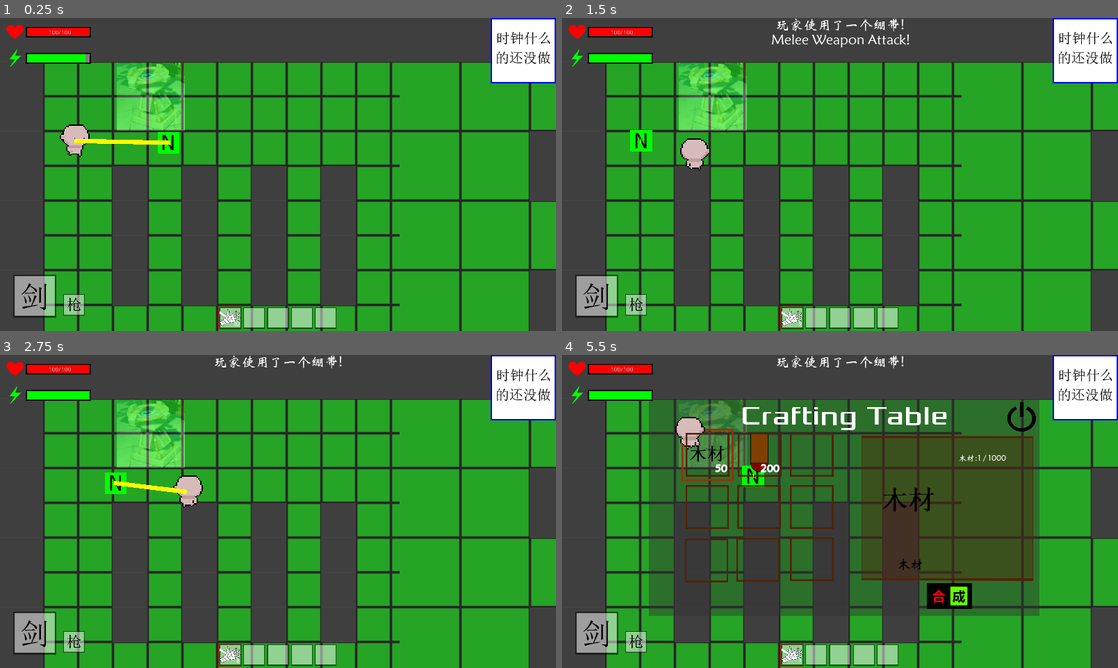
Above: before the commit, frames 1-4 (two rows, left to right).
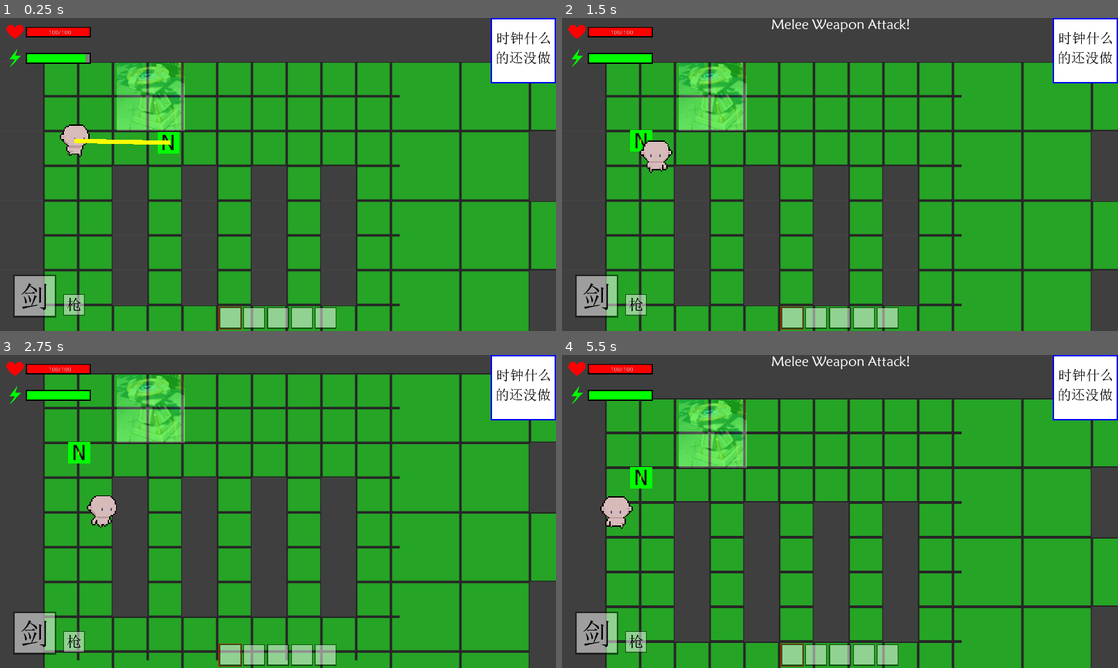
Above: after the commit, the same moments.

Repository: MakersGame/makers_game
Game: Godot game, scene res://test_scene.tscn
Two runs of this game, one before a commit and one after it. Both use one fixed random seed, a clock stepped at 60 frames per second and the inputs below.
Inputs (mouse positions are in pixels of both pictures, inside the frame that each line leads up to):
- Up to frame 1 (0.25 s): no input
- Up to frame 2 (1.5 s): tap Enter at 0.5 s; move the mouse to (695, 143) at 0.52 s; hold Right (ui_right) 0.53-1.28 s; hold Q (quick_use_item) 0.53-1.28 s; click (695, 143) at 0.67 s; move the mouse to (695, 140) at 1.27 s; hold Down (ui_down) from 1.28 s (still down); tap F at 1.35 s; click (695, 140) at 1.42 s
- Up to frame 3 (2.75 s): move the mouse to (333, 442) at 2.02 s; release Down (ui_down) at 2.03 s; hold Right (ui_right) from 2.03 s (still down); hold Q (quick_use_item) from 2.03 s (still down); click (333, 442) at 2.17 s
- Up to frame 4 (5.5 s): move the mouse to (812, 574) at 2.77 s; release Right (ui_right) at 2.78 s; release Q (quick_use_item) at 2.78 s; hold Up (ui_up) 2.78-3.53 s; tap F at 2.85, 4.35 s; click (812, 574) at 2.92 s; move the mouse to (1006, 558) at 3.52 s; hold Q (quick_use_item) 3.53-4.28 s; hold Left (ui_left) 3.53-5.03 s; click (1006, 558) at 3.67 s; move the mouse to (673, 464) at 4.27 s; click (673, 464) at 4.42 s; tap Space at 5 s; move the mouse to (706, 455) at 5.02 s; hold Down (ui_down) from 5.03 s (still down); hold Q (quick_use_item) from 5.03 s (still down); click (706, 455) at 5.17 s

The runs differ from the first frame. In frame 1, 0.1% of the frame differs, in the area x 39-44%, y 93-99%; in frame 2, 1.6%; in frame 3, 23%; in frame 4, 40%, in the area x 6-100%, y 0-99%.

Commit message:
new player face direction mode

Diff:
--- a/creatures/NPC/NPC.gd
+++ b/creatures/NPC/NPC.gd
@@ -227,3 +227,7 @@
         Energy=0
         TiredOut=true
         CreatureStatus.SpeedType=0
+
+func reset_rigid_timer(num:float):
+    $RigidTimer.wait_time=num
+    $RigidTimer.start()
--- a/creatures/NPC/NPC.tscn
+++ b/creatures/NPC/NPC.tscn
@@ -34,11 +34,14 @@
 collision_mask = 4
 
 [node name="CollisionShape2D" type="CollisionShape2D" parent="EnermyDetectionArea"]
-shape = SubResource( 3 )
+shape = SubResource( 2 )
 
 [node name="HealTimer" type="Timer" parent="."]
 wait_time = 5.0
 one_shot = true
 
+[node name="RigidTimer" type="Timer" parent="."]
+one_shot = true
+
 [connection signal="body_shape_entered" from="EnermyDetectionArea" to="." method="_on_EnermyDetectionArea_body_shape_entered"]
 [connection signal="timeout" from="HealTimer" to="." method="heal_finish"]
--- a/creatures/player/player.gd
+++ b/creatures/player/player.gd
@@ -156,6 +156,8 @@
 
 func move():
     var movement=(PlayerMoveState.normalized())*Speed       #算出移动距离
+    if $RigidTimer.time_left:
+        movement=Vector2(0,0)
     var OriginalPosition=global_position                    #记下移动前位置
     var collision = move_and_collide(movement)              #检测是否碰撞，并且沿碰撞方向滑动
     if collision:                                           #如果碰撞，沿着滑动方向运动直到达到一帧运动距离
@@ -185,23 +187,39 @@
 func animation_function():
     var ani
     $PlayerAnimation.speed_scale=0.7
-    if PlayerMoveState==Vector2(0,0):
+    if PlayerMoveState==Vector2(0,0) or $RigidTimer.time_left:
         ani="stand"
+        if FaceDirection.x>0.5:
+            ani+="_right"
+        elif FaceDirection.x<-0.5:
+            ani+="_left"
+        if FaceDirection.y>0:
+            ani+="_down"
+        elif FaceDirection.y<0:
+            ani+="_up"
     else:
         ani="walk"
+        if PlayerMoveState.x>0:
+            ani+="_right"
+        elif PlayerMoveState.x<-0:
+            ani+="_left"
+        if PlayerMoveState.y>0:
+            ani+="_down"
+        elif PlayerMoveState.y<0:
+            ani+="_up"
+        else:
+            ani+="_down"
+
         if SpeedUp:
             $PlayerAnimation.speed_scale=1
-    if FaceDirection.x>0.5:
-        ani+="_right"
-    elif FaceDirection.x<-0.5:
-        ani+="_left"
-    if FaceDirection.y>0:
-        ani+="_down"
-    elif FaceDirection.y<0:
-        ani+="_up"
+
     if $PlayerAnimation.animation==ani:
         return
     if abs(PlayerMoveState.angle_to(FaceDirection))>PI/2:
         $PlayerAnimation.play(ani,true)
     else:
         $PlayerAnimation.play(ani,false)
+
+func reset_rigid_timer(num:float):
+    $RigidTimer.wait_time=num
+    $RigidTimer.start()
--- a/creatures/player/player.tscn
+++ b/creatures/player/player.tscn
@@ -32,4 +32,7 @@
 [node name="ChangeWeaponTimer" type="Timer" parent="."]
 one_shot = true
 
+[node name="RigidTimer" type="Timer" parent="."]
+one_shot = true
+
 [connection signal="bullet_consume" from="RangedWeapon" to="." method="_on_RangedWeapon_bullet_consume"]
--- a/global/Global.gd
+++ b/global/Global.gd
@@ -15,7 +15,7 @@
 var GoodInBackpack:Dictionary={}        #背包中的物品
 var WeaponInHome:Array=[]               #家中的武器，每个元素为字典，记录名称和耐久
 var WeaponInBackpack:Array=[]           #背包中的武器，每个元素为字典，记录名称和耐久
-var QuickUseItem:Array=["绷带",null,null,null,null]   #快捷栏物品
+var QuickUseItem:Array=[null,null,null,null,null]   #快捷栏物品
 var QuickUseItemChoice:int=0                        #选中的快捷栏物品
 var InCraftTable = false
 
--- a/global/ReferenceList/ReferenceList.gd
+++ b/global/ReferenceList/ReferenceList.gd
@@ -39,6 +39,7 @@
         "EnergyNeed":20,
         "GuardingValue":600,
         "AttackType":"test_damage_area",
+        "RigidTime":0.5,
         "Description":"测试用近战武器。\n攻击力：10\n攻速：较慢\n击退力：中等"
        },
     "test_ranged_weapon":{
@@ -50,6 +51,7 @@
         "AutoAttack":true,
         "BulletType":"test_bullet",
         "MagazineCapacity":50,
+        "RigidTime":0.2,
         "ColdTime":0.2,
         "ReloadTime":3,
         "RandomAngle":2,
@@ -68,6 +70,7 @@
         "AutoAttack":false,
         "BulletType":"test_bullet",
         "MagazineCapacity":10,
+        "RigidTime":0.5,
         "ColdTime":0.5,
         "ReloadTime":3,
         "RandomAngle":2,
--- a/weapons/melee/MeleeWeapon.gd
+++ b/weapons/melee/MeleeWeapon.gd
@@ -13,6 +13,7 @@
 var KnockBack:float             #击退能力，单位为像素
 var EnergyNeed:float            #进行一次攻击需要消耗的体力
 var GuardingValue:float         #攻击造成的警戒值
+var RigidTime:float             #使用者每次攻击后的僵直时间
 var Owner                       #武器的使用者
 var AttackType:String           #范围攻击的类型
 var DamageArea=preload("res://weapons/melee/damage_area/DamageArea.tscn")
@@ -38,6 +39,7 @@
     GuardingValue=WeaponInfo["GuardingValue"]
     EnergyNeed=WeaponInfo["EnergyNeed"]
     AttackType=WeaponInfo["AttackType"]
+    RigidTime=WeaponInfo["RigidTime"]
 
     Attack*=_AttackAbility
     KnockBack*=_KnockBackAbility
@@ -51,6 +53,7 @@
     self.add_child(NewDamageArea)
     Attackable=false
     $ColdTimer.start()
+    get_parent().reset_rigid_timer(RigidTime)
 
 func _on_ColdTimer_timeout():
     Attackable=true
--- a/weapons/ranged/RangedWeapon.gd
+++ b/weapons/ranged/RangedWeapon.gd
@@ -19,6 +19,7 @@
 var BulletSpeed:float           #子弹飞行速度，供AI计算射击方向
 var KnockBack:float             #击退能力，单位为像素
 var GuardingValue:float         #攻击造成的警戒值
+var RigidTime:float             #使用者每次攻击后的僵直时间
 var Owner                       #武器的使用者
 var BulletType:String           #子弹型号
 
@@ -53,6 +54,7 @@
     KnockBack=WeaponInfo["KnockBack"]
     BulletSpeed=WeaponInfo["BulletSpeed"]
     GuardingValue=WeaponInfo["GuardingValue"]
+    RigidTime=WeaponInfo["RigidTime"]
 
     Attack*=_AttackAbility
     $ReloadTimer.wait_time*=_ReloadAbility
@@ -74,6 +76,7 @@
     $ColdTimer.start()
     BulletNum-=1
     Attackable=false
+    get_parent().reset_rigid_timer(RigidTime)
 
 func reload():#重新装弹
     if AllBulletNum<=0 or $ReloadTimer.time_left:
Not shown: 2 places in creatures/NPC/NPC.tscn that only renumber resources
